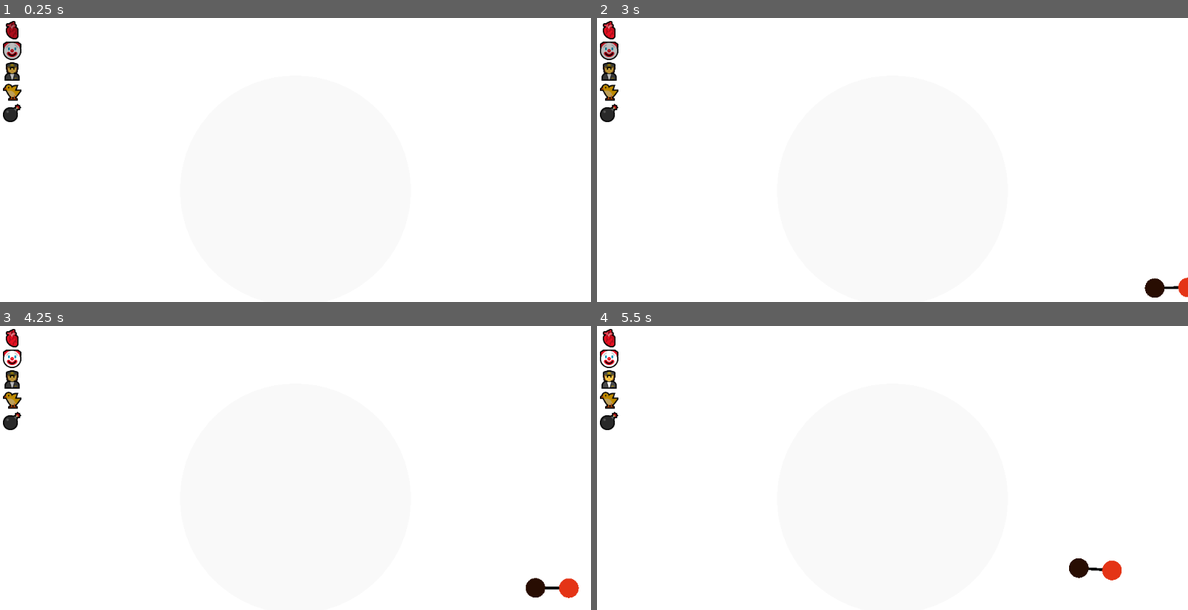
Above: before the commit, frames 1-4 (two rows, left to right).
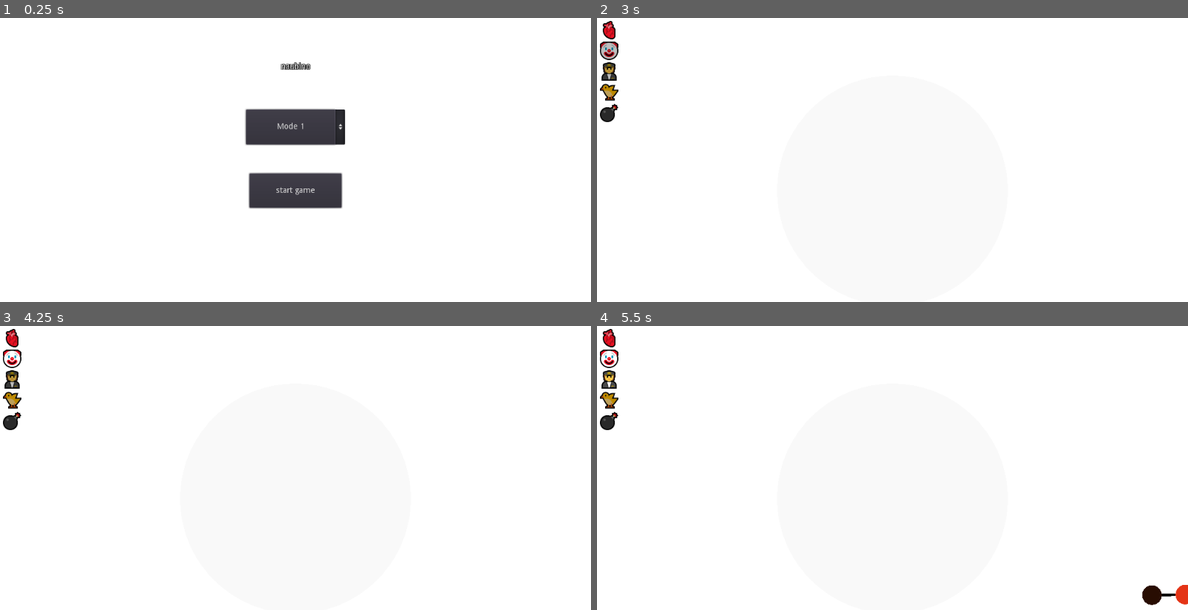
Above: after the commit, the same moments.

Repository: payload/naubino-godot
Game: Godot game, scene res://screen/ChooseGame.tscn
Same seed, same stepped clock (60 frames per second), same inputs: the game is played once before the commit and once after it. Before the commit the project starts from res://Game.tscn. Sound files missing from this copy of the repository are replaced by a short silence.
Inputs (mouse positions are in pixels of both pictures, inside the frame that each line leads up to):
- Up to frame 1 (0.25 s): no input
- Up to frame 2 (3 s): click (892, 125) at 0.5 s, where only the run after the commit has a clickable "Mode 1"; click (892, 191) at 1.25 s, where only the run after the commit has a clickable "start game"; click (892, 191) at 2 s, where only the run after the commit has a clickable "start game"; click (608, 29) at 2.77 s
- Up to frame 3 (4.25 s): click (11, 360) at 3.52 s
- Up to frame 4 (5.5 s): click (608, 379) at 4.27 s; click (608, 399) at 5.02 s

The runs differ from the first frame. In frame 1, 5.1% of the frame differs, in the area x 0-59%, y 1-68%; in frame 2, 0.4%; in frame 3, 0.5%; in frame 4, 0.8%.

Commit message:
moved to directories, start game screen

Diff:
--- a/Global.gd
+++ b/Global.gd
@@ -20,7 +20,7 @@
 	return false
 
 
-var NaubLinkScene = preload("res://NaubLink.tscn")
+var NaubLinkScene = preload("res://ingame/NaubLink.tscn")
 func link_two_naubs_together(active_naub: Naub, other_naub: Naub):
 	var link: NaubLink = NaubLinkScene.instance()
 	link.attach_to_naubs(active_naub, other_naub)
--- a/Naub.tscn
+++ b/ingame/Naub.tscn
@@ -1,6 +1,6 @@
 [gd_scene load_steps=4 format=2]
 
-[ext_resource path="res://Naub.gd" type="Script" id=1]
+[ext_resource path="res://ingame/Naub.gd" type="Script" id=1]
 
 [sub_resource type="CircleShape2D" id=1]
 radius = 20.0
--- a/NaubLink.tscn
+++ b/ingame/NaubLink.tscn
@@ -1,6 +1,6 @@
 [gd_scene load_steps=2 format=2]
 
-[ext_resource path="res://NaubLink.gd" type="Script" id=1]
+[ext_resource path="res://ingame/NaubLink.gd" type="Script" id=1]
 
 [node name="Link" type="DampedSpringJoint2D"]
 disable_collision = false
--- a/Game.gd
+++ b/mode/Mode1.gd
@@ -1,6 +1,6 @@
 extends Node2D
 
-var NaubScene = preload("res://Naub.tscn")
+var NaubScene = preload("res://ingame/Naub.tscn")
 
 
 func spawn_some():
--- a/Game.tscn
+++ b/mode/Mode1.tscn
@@ -1,10 +1,10 @@
 [gd_scene load_steps=9 format=2]
 
-[ext_resource path="res://GameUI.tscn" type="PackedScene" id=1]
-[ext_resource path="res://Game.gd" type="Script" id=2]
-[ext_resource path="res://Autopilot.gd" type="Script" id=3]
-[ext_resource path="res://NaubinoRules.gd" type="Script" id=4]
-[ext_resource path="res://sound/Animal Style - DMG Guitar.mp3" type="AudioStream" id=5]
+[ext_resource path="res://ingame/Autopilot.gd" type="Script" id=1]
+[ext_resource path="res://ingame/NaubinoRules.gd" type="Script" id=2]
+[ext_resource path="res://sound/Animal Style - DMG Guitar.mp3" type="AudioStream" id=3]
+[ext_resource path="res://mode/Mode1.gd" type="Script" id=4]
+[ext_resource path="res://ui/GameUI.tscn" type="PackedScene" id=5]
 
 [sub_resource type="SphereMesh" id=3]
 radius = 200.0
@@ -18,7 +18,7 @@
 
 [node name="Game" type="Node2D"]
 position = Vector2( 512, 300 )
-script = ExtResource( 2 )
+script = ExtResource( 4 )
 
 [node name="GravityCenter" type="Node2D" parent="."]
 
@@ -52,13 +52,13 @@
 [node name="Camera2D" type="Camera2D" parent="GravityCenter"]
 
 [node name="Autopilot" type="Node" parent="."]
-script = ExtResource( 3 )
+script = ExtResource( 1 )
 enabled = false
 
 [node name="NaubinoRules" type="Node" parent="."]
-script = ExtResource( 4 )
+script = ExtResource( 2 )
 
-[node name="GameUI" parent="." instance=ExtResource( 1 )]
+[node name="GameUI" parent="." instance=ExtResource( 5 )]
 
 [node name="AutospawnTimer" type="Timer" parent="."]
 wait_time = 3.0
--- /dev/null
+++ b/mode/RandomField.tscn
@@ -0,0 +1,3 @@
+[gd_scene format=2]
+
+[node name="RandomField" type="Node2D"]
--- a/project.godot
+++ b/project.godot
@@ -9,15 +9,15 @@
 config_version=4
 
 _global_script_classes=[ {
-"base": "RigidBody2D",
+"base": "Reference",
 "class": "Naub",
 "language": "GDScript",
-"path": "res://Naub.gd"
+"path": "res://ingame/Naub.gd"
 }, {
-"base": "DampedSpringJoint2D",
+"base": "Reference",
 "class": "NaubLink",
 "language": "GDScript",
-"path": "res://NaubLink.gd"
+"path": "res://ingame/NaubLink.gd"
 } ]
 _global_script_class_icons={
 "Naub": "",
@@ -26,14 +26,13 @@
 
 [application]
 
-config/name="godot-naubino"
-run/main_scene="res://Game.tscn"
+config/name="naubino-godot"
+run/main_scene="res://screen/ChooseGame.tscn"
 config/icon="res://icon.png"
 
 [autoload]
 
 Global="*res://Global.gd"
-MainUi="*res://GameUI.tscn"
 
 [gui]
 
--- /dev/null
+++ b/screen/ChooseGame.gd
@@ -0,0 +1,10 @@
+extends Control
+
+
+func _ready():
+	$"start game".connect("pressed", self, "_start_game")
+
+func _start_game():
+	match $mode.selected:
+		0: get_tree().change_scene("res://mode/Mode1.tscn")
+		1: get_tree().change_scene("res://mode/RandomField.tscn")
--- /dev/null
+++ b/screen/ChooseGame.tscn
@@ -0,0 +1,52 @@
+[gd_scene load_steps=4 format=2]
+
+[ext_resource path="res://screen/ChooseGame.gd" type="Script" id=1]
+
+[sub_resource type="InputEventKey" id=1]
+pressed = true
+scancode = 32
+
+[sub_resource type="ShortCut" id=2]
+shortcut = SubResource( 1 )
+
+[node name="ChooseGame" type="Control"]
+anchor_right = 1.0
+anchor_bottom = 1.0
+script = ExtResource( 1 )
+
+[node name="start game" type="Button" parent="."]
+anchor_left = 0.5
+anchor_top = 0.5
+anchor_right = 0.5
+anchor_bottom = 0.5
+margin_left = -80.0
+margin_top = -30.0
+margin_right = 80.0
+margin_bottom = 30.0
+shortcut = SubResource( 2 )
+text = "start game"
+
+[node name="mode" type="OptionButton" parent="."]
+anchor_left = 0.5
+anchor_top = 0.5
+anchor_right = 0.5
+anchor_bottom = 0.5
+margin_left = -86.0
+margin_top = -141.0
+margin_right = 86.0
+margin_bottom = -80.0
+text = "Mode 1"
+align = 1
+items = [ "Mode 1", null, false, 0, null, "Random Field", null, false, 1, null ]
+selected = 0
+
+[node name="naubino" type="Label" parent="."]
+anchor_left = 0.5
+anchor_top = 0.5
+anchor_right = 0.5
+anchor_bottom = 0.5
+margin_left = -25.5
+margin_top = -222.0
+margin_right = 25.5
+margin_bottom = -208.0
+text = "naubino"
--- a/GameUI.tscn
+++ b/ui/GameUI.tscn
@@ -1,10 +1,10 @@
 [gd_scene load_steps=7 format=2]
 
-[ext_resource path="res://ModulateButton.tscn" type="PackedScene" id=1]
+[ext_resource path="res://ui/ModulateButton.tscn" type="PackedScene" id=1]
 [ext_resource path="res://segoe-ui-emoji/clown-face.png" type="Texture" id=2]
 [ext_resource path="res://segoe-ui-emoji/baby-chick.png" type="Texture" id=3]
 [ext_resource path="res://segoe-ui-emoji/bomb.png" type="Texture" id=4]
-[ext_resource path="res://GameUI.gd" type="Script" id=5]
+[ext_resource path="res://ui/GameUI.gd" type="Script" id=5]
 [ext_resource path="res://segoe-ui-emoji/pilot.png" type="Texture" id=6]
 
 [node name="GameUI" type="CanvasLayer"]
--- a/ModulateButton.tscn
+++ b/ui/ModulateButton.tscn
@@ -1,7 +1,7 @@
 [gd_scene load_steps=3 format=2]
 
 [ext_resource path="res://segoe-ui-emoji/anatomical-heart.png" type="Texture" id=1]
-[ext_resource path="res://ModulateButton.gd" type="Script" id=2]
+[ext_resource path="res://ui/ModulateButton.gd" type="Script" id=2]
 
 [node name="ModulateButton" type="TextureButton"]
 margin_right = 72.0
Renamed: Autopilot.gd -> ingame/Autopilot.gd
Renamed: Naub.gd -> ingame/Naub.gd
Renamed: NaubGravity.gd -> ingame/NaubGravity.gd
Renamed: NaubLink.gd -> ingame/NaubLink.gd
Renamed: NaubinoRules.gd -> ingame/NaubinoRules.gd
Not shown: 1 places in mode/Mode1.tscn that only renumber resources
Renamed: GameUI.gd -> ui/GameUI.gd
Renamed: ModulateButton.gd -> ui/ModulateButton.gd
